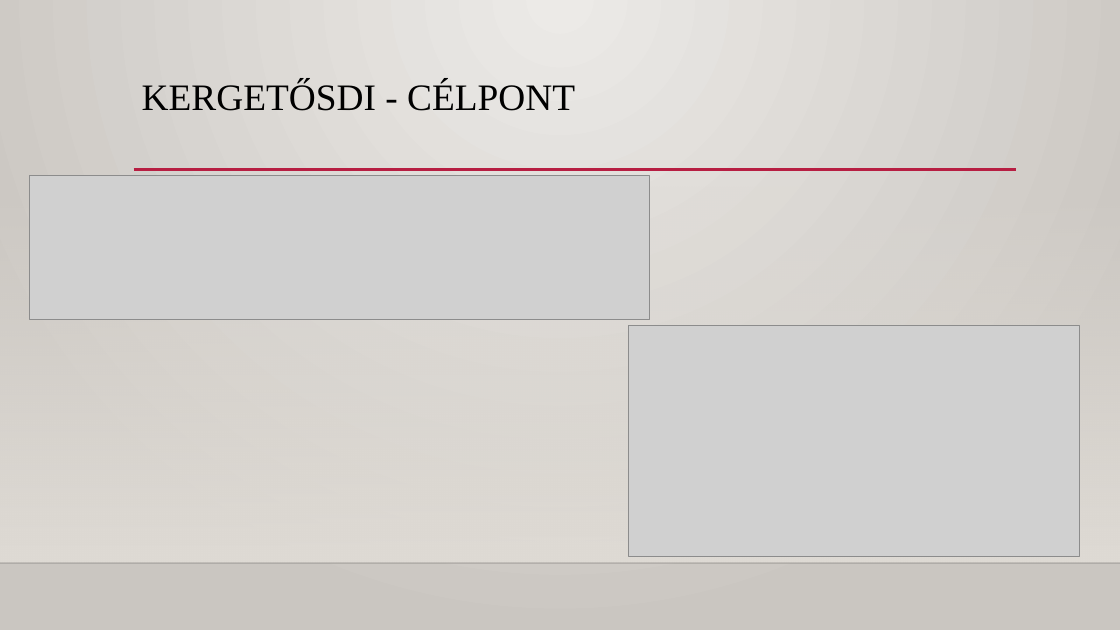
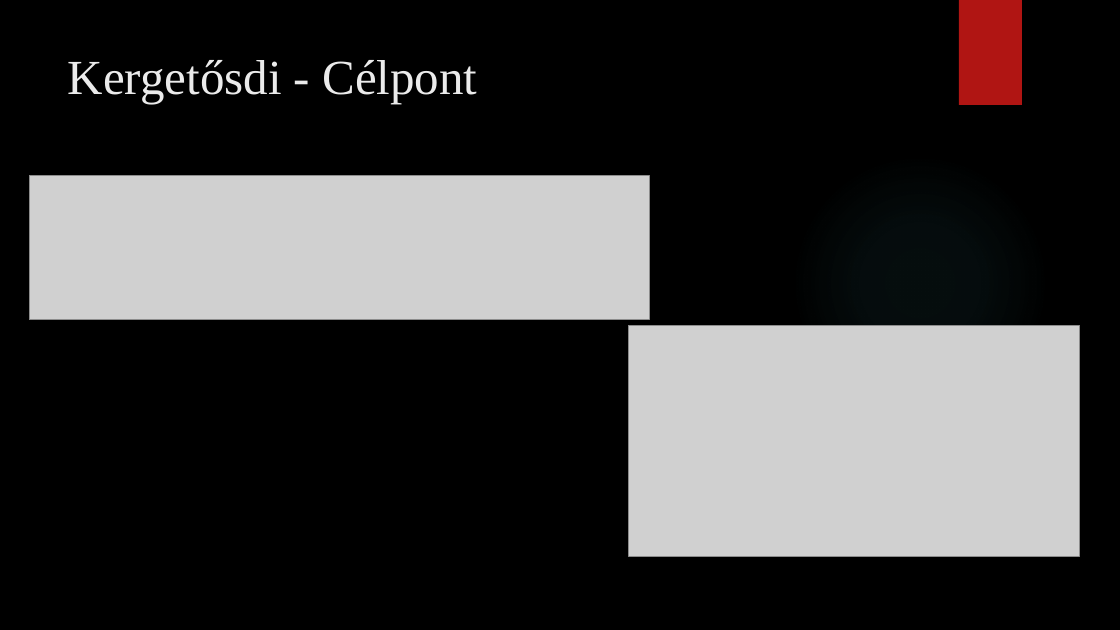
Before and after one commit to magyar-matyas/Jav-t-_projekt, a slide deck: slide 6 of Javító-Projekt.pptx. Drawn at 1120x630 pixels with LibreOffice and Linux fonts; fonts in the diff are those of the drawing; grey boxes stand for pictures; background and template pictures are left out. Boxes give left, top, right and bottom in pixels: in the first picture for what was removed or moved away, otherwise in the second. Text is boxed around its words. In the diff, an @@ line names an element or a change of style, - is before the commit and + after.

```diff
--- a/Javító-Projekt.pptx
+++ b/Javító-Projekt.pptx
@@ background gradient #ECEAE7 to #CAC7C1 to picture (left out) @@
@@ rectangle added at <box>959,0,1022,105</box>, fill #B01513 @@
@@ title at <box>68,60,478,104</box>: text changed; size 32 to 42 pt; text colour #000000 to #EBEBEB @@
-KERGETŐSDI - CÉLPONT
+Kergetősdi - Célpont
@@ line removed from (134, 170) to (1017, 170) @@
@@ ellipse added at <box>791,154,1049,413</box>, fill gradient #50B9C1 @@
@@ rectangle removed at <box>0,186,1120,563</box> @@
@@ line removed from (0, 563) to (1120, 563) @@
```
Also in this commit, not shown: 9 other slides changed, 1 slide added, 1 slide removed.
